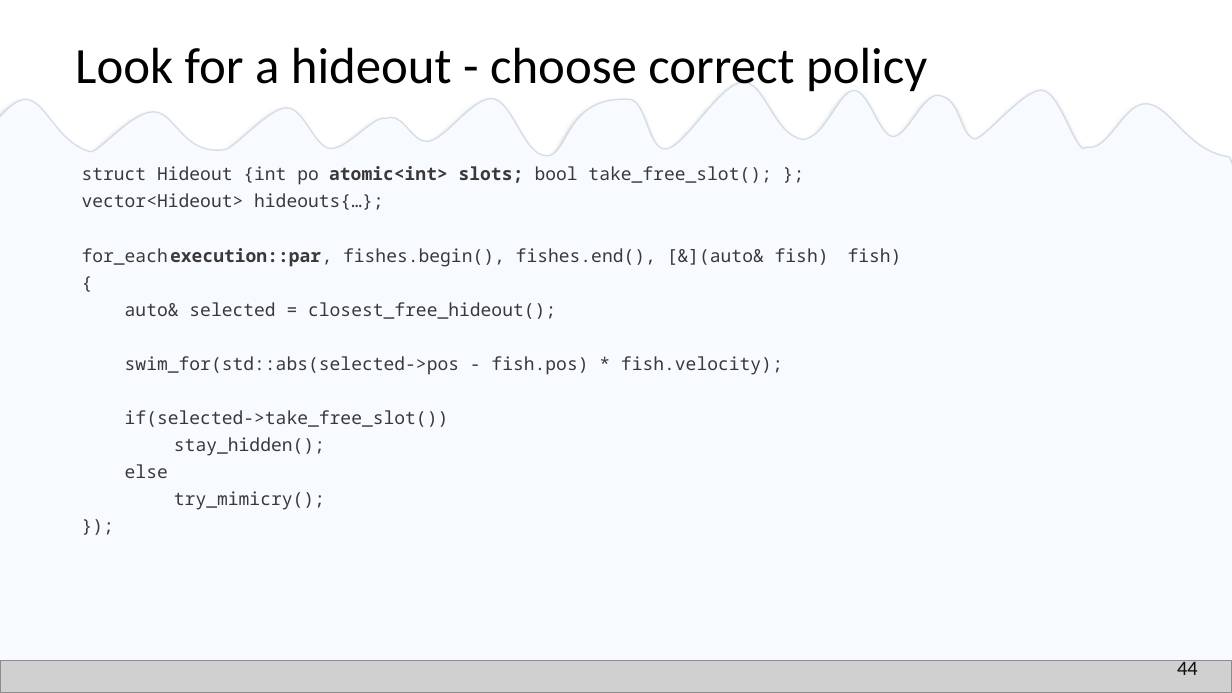
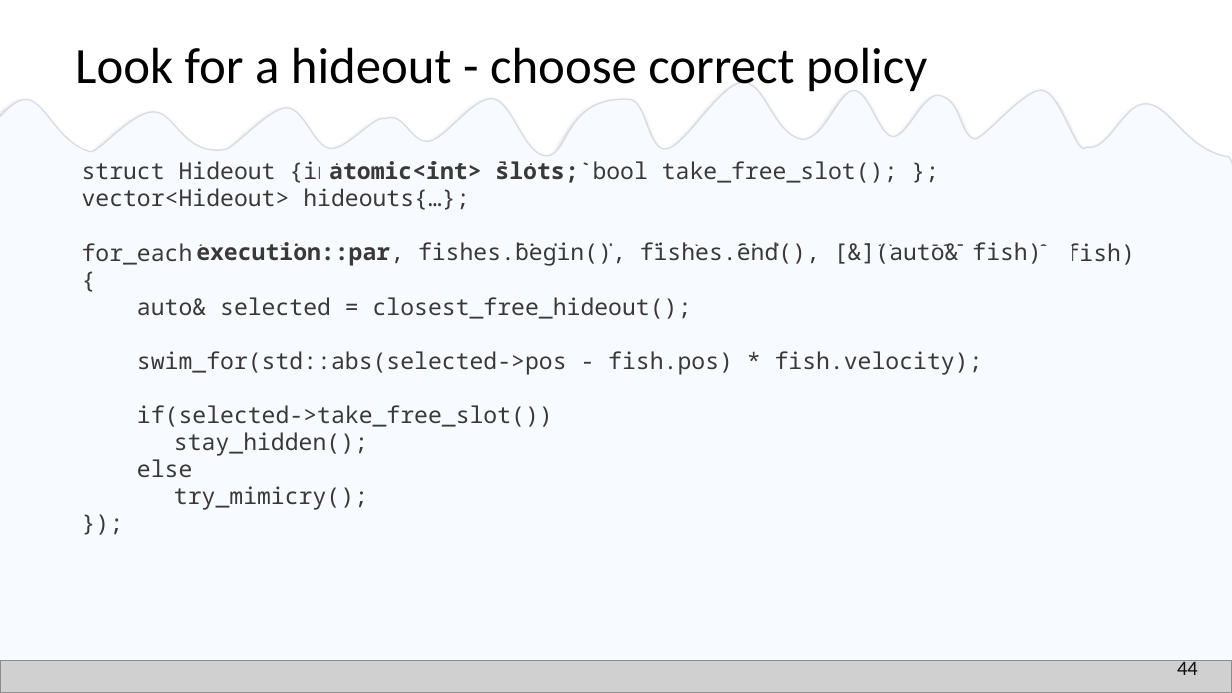
Before and after one commit to EmptySquareBubble/StoriesFromAParallelUniverse-, a slide deck: slide 45 of stories_from_a_paralel_universe.pptx. Drawn at 1232x693 pixels with LibreOffice and Linux fonts; fonts in the diff are those of the drawing; grey boxes stand for pictures. Boxes give left, top, right and bottom in pixels: in the first picture for what was removed or moved away, otherwise in the second. Text is boxed around its words. In the diff, an @@ line names an element or a change of style, - is before the commit and + after.

Commit message:
large font for examples

```diff
--- a/stories_from_a_paralel_universe.pptx
+++ b/stories_from_a_paralel_universe.pptx
@@ size 14 to 18 pt in 4 elements at (x1=82, y1=161, x2=566, y2=210), (x1=82, y1=242, x2=1052, y2=510), (x1=329, y1=161, x2=898, y2=183), (x1=196, y1=242, x2=1041, y2=265) @@
@@ text "execution::par, fishes.begin(), fishes.end(), [&](auto& fish ..." moved from (x1=170, y1=248, x2=829, y2=267) to (x1=196, y1=242, x2=1041, y2=265) @@
```
Also in this commit, not shown: 5 other slides changed.
